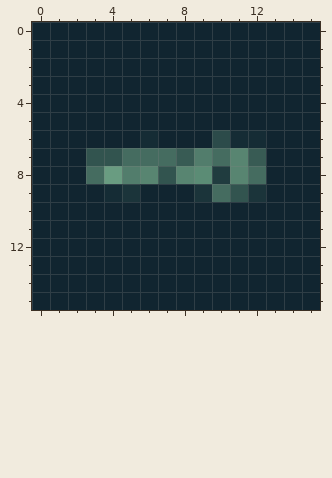
File history of a pixel-art sprite, favicon-16x16.png. The first picture shows the starting point.
The file is 16x16 pixels. Colours within 5 levels of each other are drawn and written as one.
The same view after the edit:
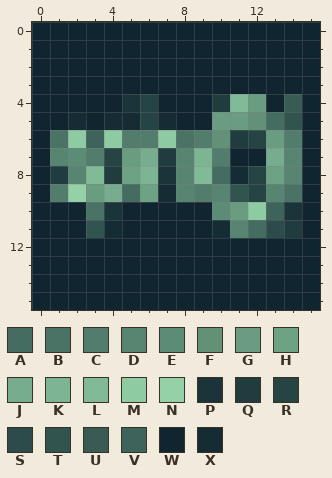
Palette (. is transparent): A #456c60  B #4a7365  C #527d6c  D #588571  E #5b8c75  F #629178  G #699c81  H #6ea284  J #77ac8e  K #7db493  L #80ba96  M #8ecba2  N #94d1a6  P #1b343a  Q #203c3f  R #264444  S #2c4b4a  T #32544f  U #385b54  V #3d635a  W #112530  X #152c35
Change:
y 4: x 5..6 WW -> PR; x 10..12 WWW -> QLG; x 14 W -> U
y 5: x 2 W -> X; x 4..7 WWWW -> XXRX; x 10..14 WWWWW -> GGFAT
y 6: x 1..14 WWWWWXWWWSXXWW -> BMVMCCMBCFQRGC
y 7: x 1..14 WWTTAAAUCADUWW -> DECRGJQDKCWWJD
y 8: x 1..7 WWAGCDT -> QDLQHKP; x 9..14 EQDAWW -> LAXRHD
y 9: x 1..10 WWWXPWWWPA -> CNGJAHXDCD; x 12..14 PWW -> RDB
y 10: x 3..4 WW -> BP; x 10..14 WWWWW -> EGMVP
y 11: x 3..4 WW -> TX; x 10..14 WWWWW -> XDASQ
